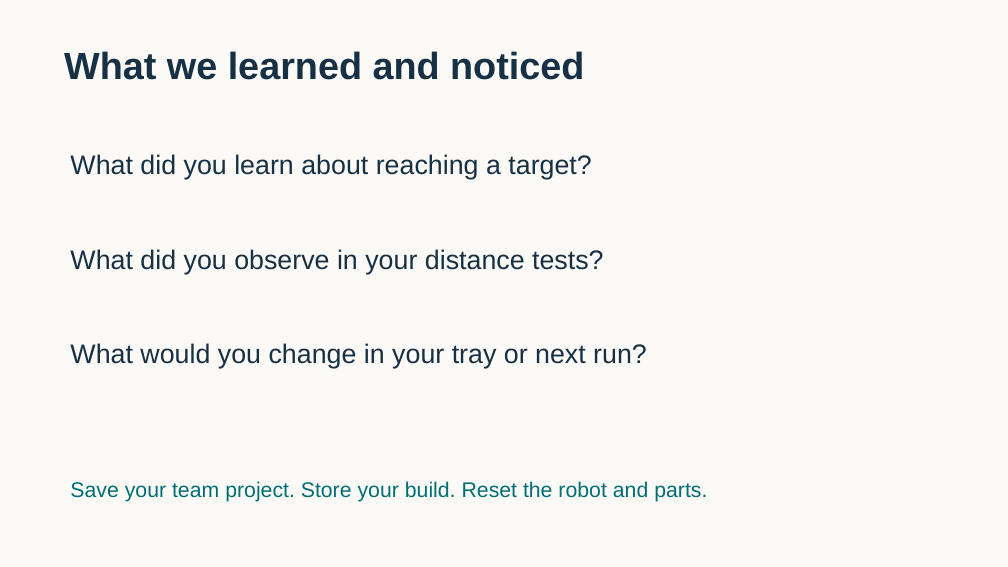
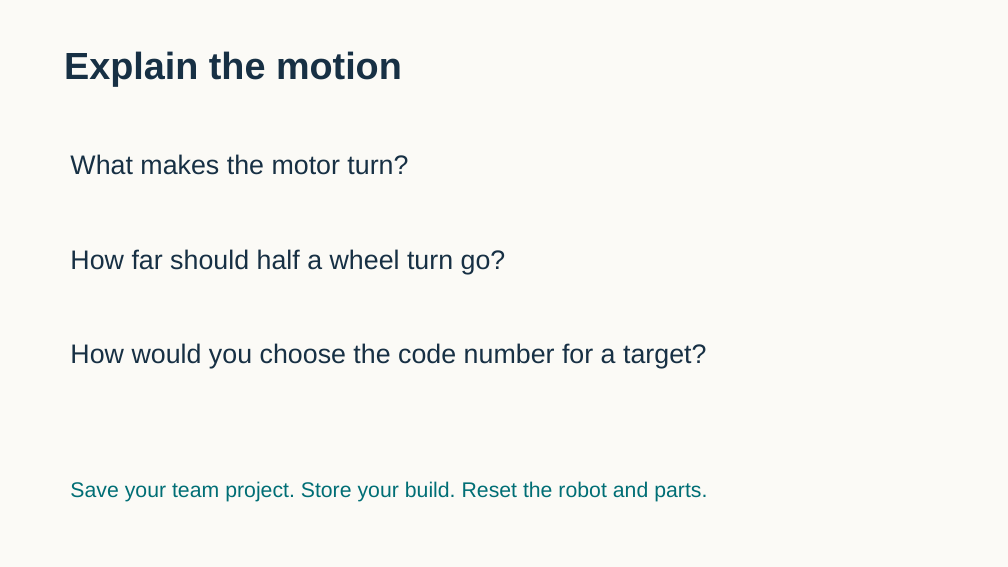
Before and after one commit to FRC999/YMCA-SPIKE-education, a slide deck: slide 11 of 03_Presentations/W02_delivery.pptx (slide 6 before the commit). Drawn at 1008x567 pixels with LibreOffice and Linux fonts; fonts in the diff are those of the drawing. Boxes give left, top, right and bottom in pixels: in the first picture for what was removed or moved away, otherwise in the second. Text is boxed around its words. In the diff, an @@ line names an element or a change of style, - is before the commit and + after.

Commit message:
Explain motors and wheel distance in Session 2 with complete teaching packet

```diff
--- a/03_Presentations/W02_delivery.pptx
+++ b/03_Presentations/W02_delivery.pptx
@@ text at (64,51,402,86): text changed @@
-What we learned and noticed
+Explain the motion
@@ text at (70,154,408,175): text changed @@
-What did you learn about reaching a target?
+What makes the motor turn?
@@ text at (70,249,506,274): text changed @@
-What did you observe in your distance tests?
+How far should half a wheel turn go?
@@ text at (70,343,706,368): text changed @@
-What would you change in your tray or next run?
+How would you choose the code number for a target?
```
Also in this commit, not shown: 3 other slides changed, 6 slides added, 1 slide removed, 31 other files.
